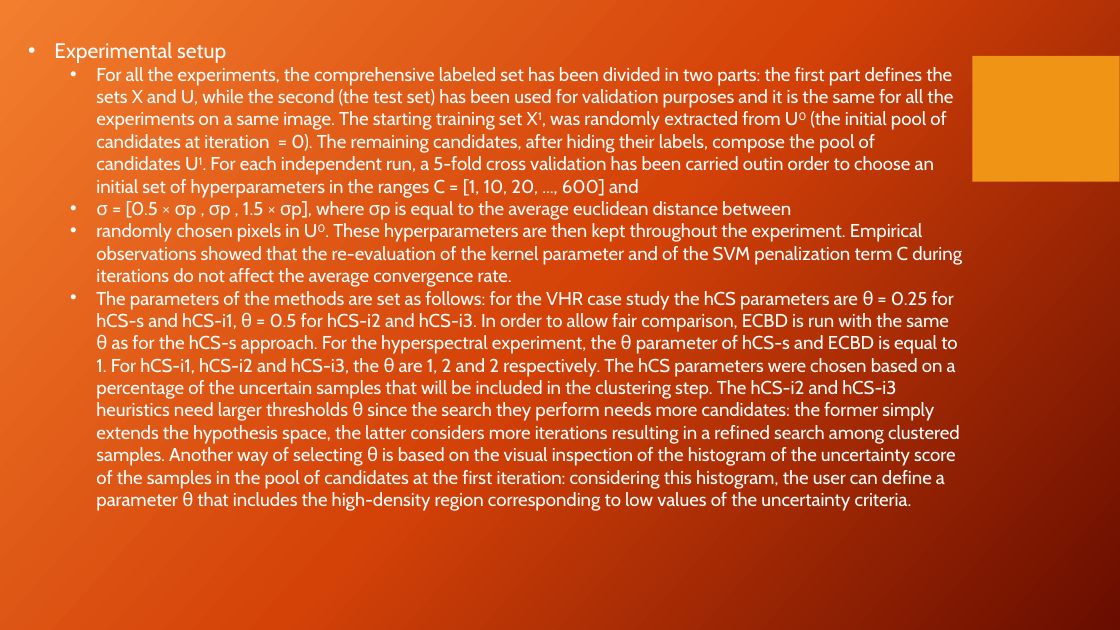
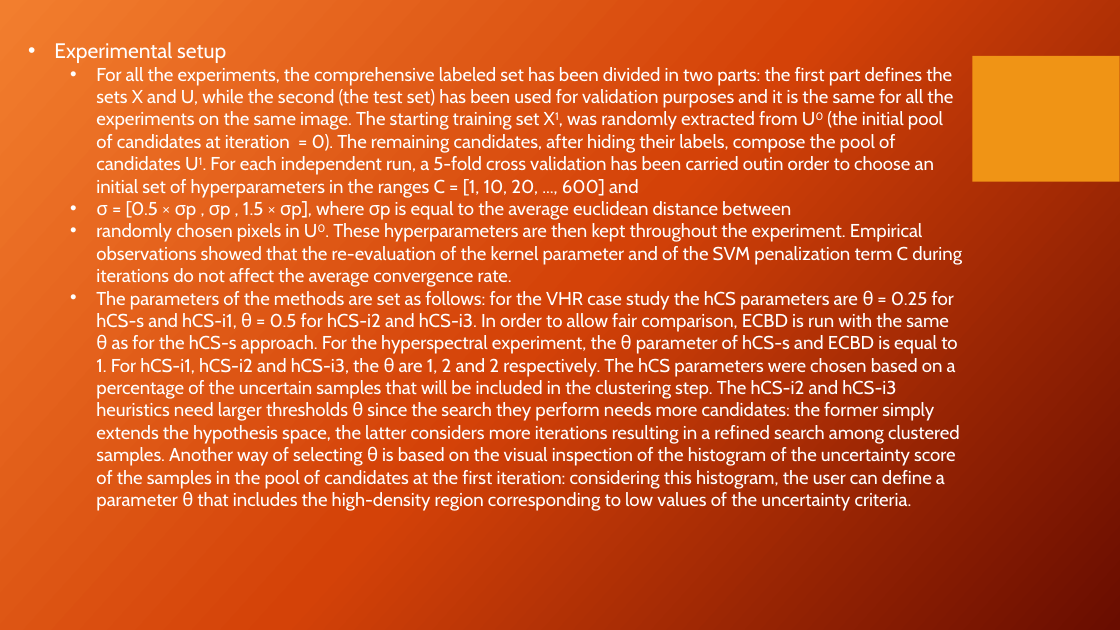
Before and after one commit to KlediKallastra1/DevOps-Training, a slide deck: slide 8 of Memory-Based Cluster Sampling for Remote Sensing Image Classification.pptx. Drawn at 1120x630 pixels with LibreOffice and Linux fonts; fonts in the diff are those of the drawing; background and template pictures are left out. Boxes give left, top, right and bottom in pixels: in the first picture for what was removed or moved away, otherwise in the second. Text is boxed around its words. In the diff, an @@ line names an element or a change of style, - is before the commit and + after.

```diff
--- a/Memory-Based Cluster Sampling for Remote Sensing Image Classification.pptx
+++ b/Memory-Based Cluster Sampling for Remote Sensing Image Classification.pptx
@@ text at (96, 67, 953, 198): text changed @@
-  • For all the experiments, the comprehensive labeled set has been divided in two parts: the first part defines the sets X and U, while the second (the test set) has been used for validation purposes and it is the same for all the experiments on a same image. The starting training set X1, was randomly extracted from U0 (the initial pool of candidates at iteration = 0). The remaining candidates, after hiding their labels, compose the pool of candidates U1. For each independent run, a 5-fold cross validation has been carried outin order to choose an initial set of hyperparameters in the ranges C = [1, 10, 20, ..., 600] and
+  • For all the experiments, the comprehensive labeled set has been divided in two parts: the first part defines the sets X and U, while the second (the test set) has been used for validation purposes and it is the same for all the experiments on the same image. The starting training set X1, was randomly extracted from U0 (the initial pool of candidates at iteration = 0). The remaining candidates, after hiding their labels, compose the pool of candidates U1. For each independent run, a 5-fold cross validation has been carried outin order to choose an initial set of hyperparameters in the ranges C = [1, 10, 20, ..., 600] and
```
Also in this commit, not shown: 2 other slides changed.
